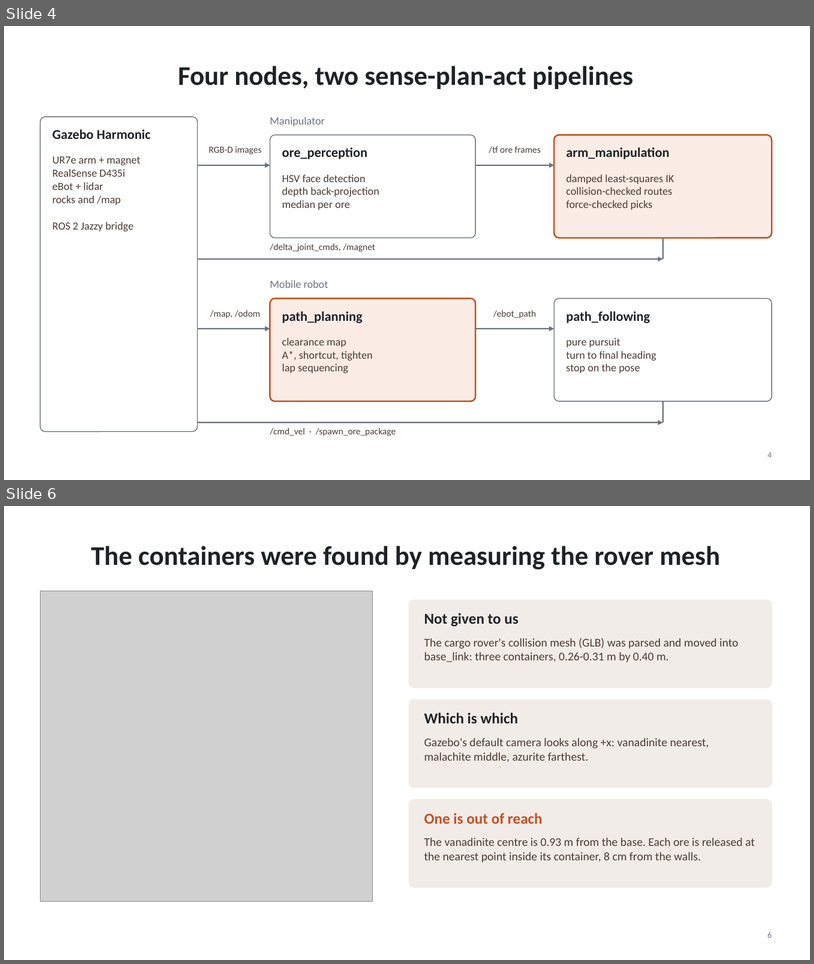
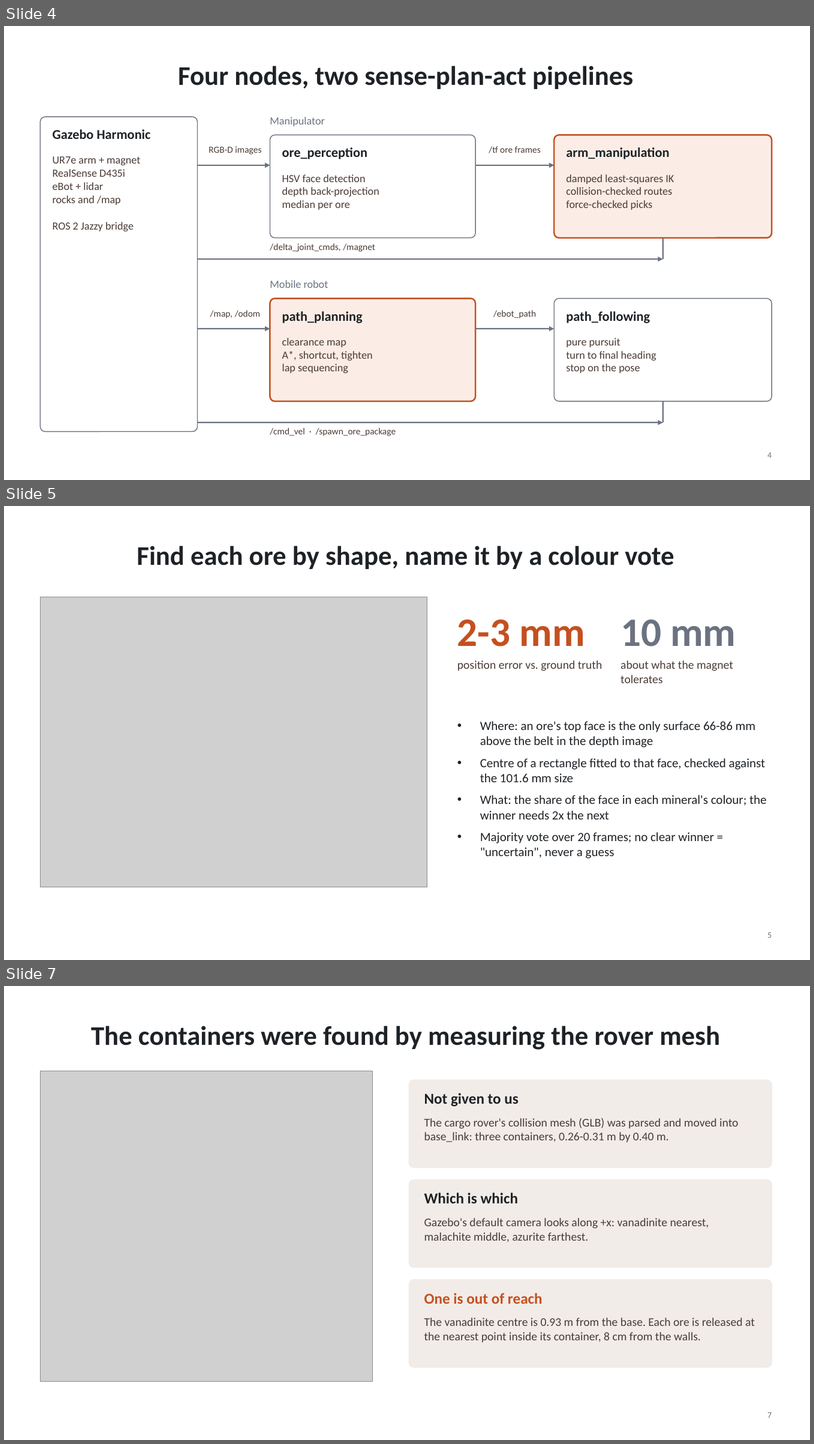
Before and after one commit to saihardhikreddy/strata-cobot, a slide deck: docs/Strata_Cobot_Presentation.pptx. Shown one above the other, each under a label of ours: slides 4 and 6 before the commit, slides 4, 5 and 7 after it; the slides between them are not shown. The pictures are 814x964 and 814x1444 pixels, drawn with LibreOffice and Linux fonts; fonts in the diff are those of the drawing; grey boxes stand for pictures. Boxes give left, top, right and bottom in pixels: in the first picture for what was removed or moved away, otherwise in the second. Text is boxed around its words. In the diff, an @@ line names an element or a change of style, - is before the commit and + after.

```diff
--- a/docs/Strata_Cobot_Presentation.pptx
+++ b/docs/Strata_Cobot_Presentation.pptx
@@ slide 5 added at (x1=4, y1=506, x2=810, y2=960), background #FFFFFF @@
@@ title added at (x1=137, y1=546, x2=674, y2=569), 32 pt, text #1E2226, bold @@
+Find each ore by shape, name it by a colour vote
@@ picture added at (x1=40, y1=597, x2=428, y2=887) @@
@@ text added at (x1=458, y1=619, x2=585, y2=646), 48 pt, text #C4501F, bold @@
+2-3 mm
@@ text added at (x1=621, y1=619, x2=736, y2=646), 48 pt, text #6B7280, bold @@
+10 mm
@@ text added at (x1=458, y1=660, x2=603, y2=671), 14 pt, text #4A3B35 @@
+position error vs. ground truth
@@ text added at (x1=621, y1=660, x2=734, y2=683), 14 pt, text #4A3B35 @@
+about what the magnet tolerates
@@ text added at (x1=480, y1=721, x2=767, y2=858), 15 pt, text #1E2226 @@
+• Where: an ore's top face is the only surface 66-86 mm above the belt in the depth image
+• Centre of a rectangle fitted to that face, checked against the 101.6 mm size
+• What: the share of the face in each mineral's colour; the winner needs 2x the next
+• Majority vote over 20 frames; no clear winner = "uncertain", never a guess
@@ page number added at (x1=768, y1=932, x2=772, y2=937), 10 pt, text #6B7280 @@
+5
@@ what was slide 6 is now slide 7 @@
@@ page number at (x1=768, y1=1412, x2=772, y2=1417): text changed @@
-6
+7
```
Also in this commit, not shown: 2 slides changed, 1 other slide added, 1 slide removed.
